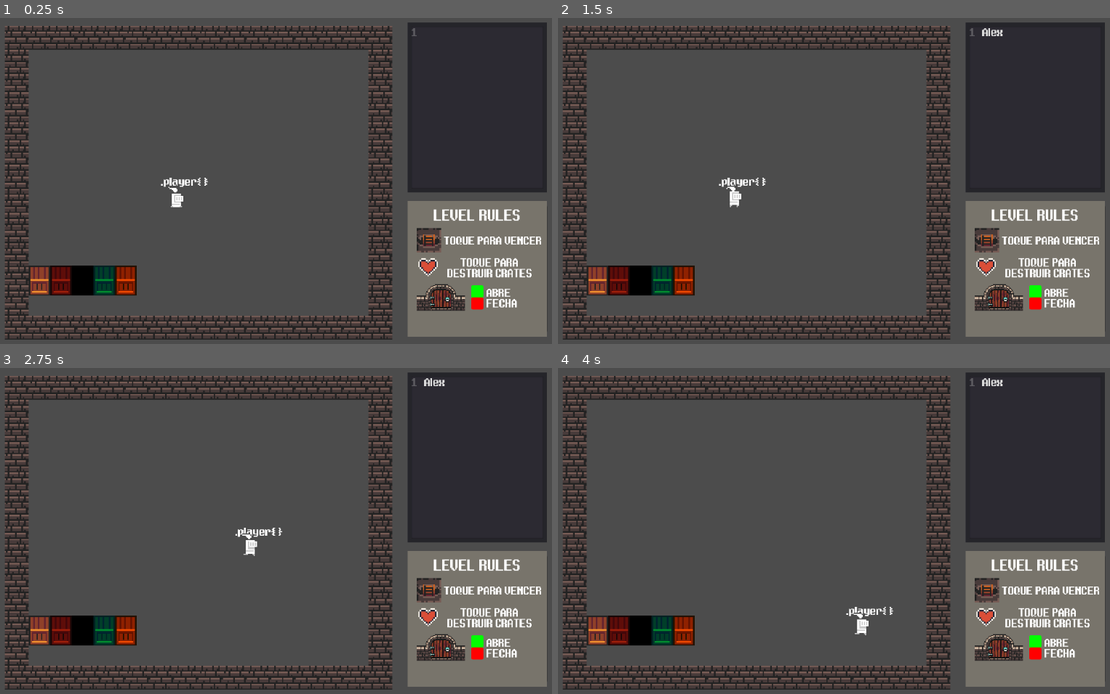
Above: before the commit, frames 1-4 (two rows, left to right).
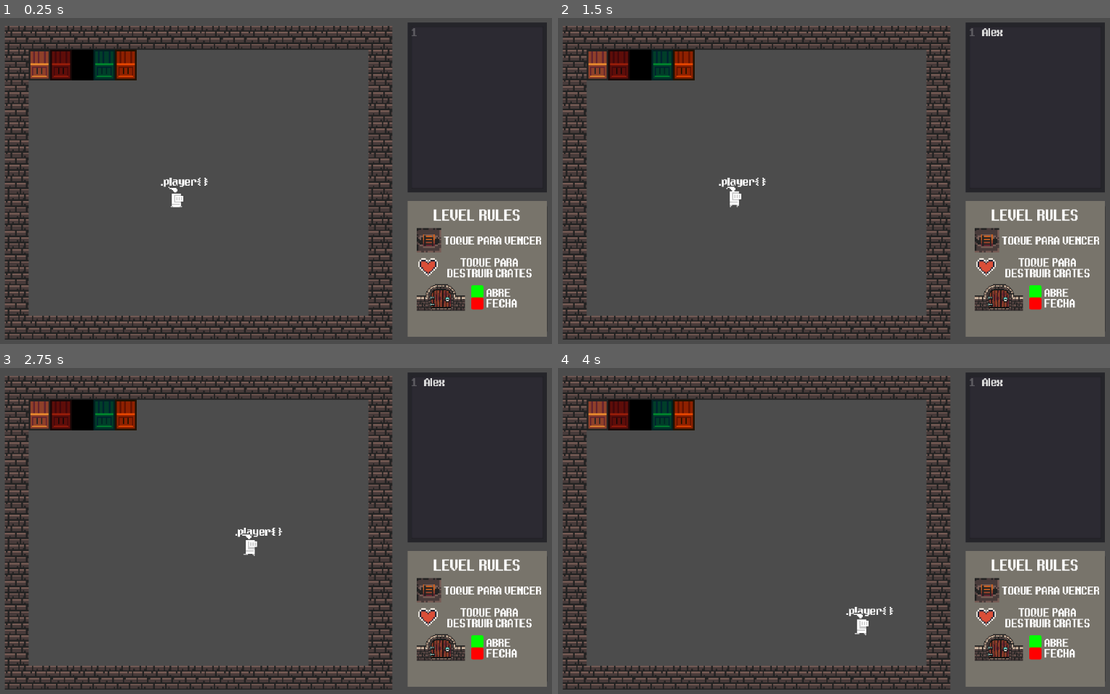
Above: after the commit, the same moments.

Repository: PedroSteinmacherEngelhardt/styleKnight
Game: Godot game, scene res://levels/level3/Level3.tscn
Same seed, same stepped clock (60 frames per second), same inputs: the game is played once before the commit and once after it.
Inputs (mouse positions are in pixels of both pictures, inside the frame that each line leads up to):
- Up to frame 1 (0.25 s): no input
- Up to frame 2 (1.5 s): click (1032, 106) at 0.52 s; type "Alex" at 0.6 s; click (756, 181) at 1.25 s
- Up to frame 3 (2.75 s): hold Right (ui_right) from 2.03 s (still down)
- Up to frame 4 (4 s): release Right (ui_right) at 2.78 s; hold Down (ui_down) 2.78-3.53 s; hold Right (ui_right) from 3.53 s (still down)

The runs differ from the first frame. In frame 1, 3.6% of the frame differs, in the area x 5-25%, y 9-86%; in frame 2, 3.6%; in frame 3, 3.6%; in frame 4, 3.6%.

Commit message:
finished flexbox

Diff:
--- a/levels/level3/Div.gd
+++ b/levels/level3/Div.gd
@@ -64,7 +64,6 @@
 
 
 func process_class(a):
-	print(a)
 	var tempFunctions = ["class"]
 	var count = 0
 
@@ -80,6 +79,7 @@
 
 			"align-items":
 				tempFunctions.append_array([a[i],a[i+1]])
+				align_items(a[i+1])
 
 
 			"flex-direction":
@@ -103,61 +103,156 @@
 				"column":
 					local = halfContainerY - boxSpaceY/2
 					increment = boxSizeY
-					basic_placement_X(local, increment, offSetY)
-				#alteração louca kk
-				"row-revese":
+					basic_placement_y(local, increment, offSetY)
+
+				"row-reverse":
 					local = halfContainerX - boxSpaceX/2
+					increment = boxSizeX
+					basic_placement_x_reverse(local, increment, offSetX)
+
+				"column-reverse":
+					local = halfContainerY - boxSpaceY/2
+					increment = boxSizeY
+					basic_placement_y_reverse(local, increment, offSetY)
+
+				_:
+					local = halfContainerX - boxSpaceX/2
+					increment = boxSizeX
+					basic_placement_x(local, increment, offSetX)
+
+		"flex-end":
+			match flexDirection:
+				"column":
+					local = containerSizeY - boxSpaceY
+					increment = boxSizeY
+					basic_placement_y(local, increment, offSetY)
+
+				"column-reverse":
+					increment = boxSizeY
+					basic_placement_y_reverse(local, increment, offSetY)
+
+				"row-reverse":
+					increment = boxSizeX
+					basic_placement_x_reverse(local, increment, offSetX)
+
+				_:
+					local = containerSizeX - boxSpaceX
+					increment = boxSizeX
+					basic_placement_x(local, increment, offSetX)
+
+		"space-between":
+			match flexDirection:
+				"column":
+					increment = containerSizeY - boxSizeY
+					increment /= boxQuantidade - 1
+					basic_placement_y(local, increment, offSetY)
+
+				"column-reverse":
+					increment = containerSizeY - boxSizeY
+					increment /= boxQuantidade - 1
+					basic_placement_y_reverse(local, increment, offSetY)
+
+				"row-reverse":
+					increment = containerSizeX - boxSizeX
+					increment /= boxQuantidade - 1
+					basic_placement_x_reverse(local, increment, offSetX)
+
+				_:
+					increment = containerSizeX - boxSizeX
+					increment /= boxQuantidade - 1
+					basic_placement_x(local, increment, offSetX)
+
+		"space-around":
+			match flexDirection:
+				"column":
+					increment = containerSizeY - boxSpaceY
+					increment = increment/(boxQuantidade * 2)
+					increment += boxSizeY/2
 					for box in boxList:
-						box.position.x = local - offSetX
-						local += boxSizeX
-
-				_:
-					local = halfContainerX - boxSpaceX/2
+						local += increment
+						box.position.y = local - (offSetY + boxSizeY/2)
+						local += increment
+
+				"column-reverse":
+					increment = containerSizeY - boxSpaceY
+					increment = increment/(boxQuantidade * 2)
+					increment += boxSizeY/2
+					for box in range(len(boxList) - 1, -1, -1):
+						local += increment
+						boxList[box].position.y = local - (offSetY + boxSizeY/2)
+						local += increment
+
+				"row-reverse":
+					increment = containerSizeX - boxSpaceX
+					increment = increment/(boxQuantidade * 2)
+					increment += boxSizeX/2
+					for box in range(len(boxList) - 1, -1, -1):
+						local += increment
+						boxList[box].position.x = local - (offSetX + boxSizeX/2)
+						local += increment
+
+				_:
+					increment = containerSizeX - boxSpaceX
+					increment = increment/(boxQuantidade * 2)
+					increment += boxSizeX/2
 					for box in boxList:
-						box.position.x = local - offSetX
-						local += boxSizeX
-
-		"flex-end":
-			local = containerSizeX - boxSpaceX
-			for box in boxList:
-				box.position.x = local - offSetX
-				local += boxSizeX
-
-		"space-between":
-			increment = containerSizeX - boxSizeX
-			increment /= boxQuantidade - 1
-			for box in boxList:
-				box.position.x = local - offSetX
-				local += increment
-
-		"space-around":
-			increment = containerSizeX - boxSpaceX
-			increment = increment/(boxQuantidade * 2)
-			increment += boxSizeX/2
-			for box in boxList:
-				local += increment
-				box.position.x = local - (offSetX + boxSizeX/2)
-				local += increment
+						local += increment
+						box.position.x = local - (offSetX + boxSizeX/2)
+						local += increment
 
 		"space-evenly":
-			increment = containerSizeX - boxSpaceX
-			increment = increment/(boxQuantidade + 1)
-			local += increment + boxSizeX/2
-			for box in boxList:
-				box.position.x = local - (offSetX + boxSizeX/2)
-				local += increment + boxSizeX
+			match flexDirection:
+				"column":
+					increment = containerSizeY - boxSpaceY
+					increment = increment/(boxQuantidade + 1)
+					local += increment + boxSizeY/2
+					for box in boxList:
+						box.position.y = local - (offSetY + boxSizeY/2)
+						local += increment + boxSizeY
+
+				"column-reverse":
+					increment = containerSizeY - boxSpaceY
+					increment = increment/(boxQuantidade + 1)
+					local += increment + boxSizeY/2
+					for box in range(len(boxList) - 1, -1, -1):
+						boxList[box].position.y = local - (offSetY + boxSizeY/2)
+						local += increment + boxSizeY
+
+				"row-reverse":
+					increment = containerSizeX - boxSpaceX
+					increment = increment/(boxQuantidade + 1)
+					local += increment + boxSizeX/2
+					for box in range(len(boxList) - 1, -1, -1):
+						boxList[box].position.x = local - (offSetX + boxSizeX/2)
+						local += increment + boxSizeX
+
+				_:
+					increment = containerSizeX - boxSpaceX
+					increment = increment/(boxQuantidade + 1)
+					local += increment + boxSizeX/2
+					for box in boxList:
+						box.position.x = local - (offSetX + boxSizeX/2)
+						local += increment + boxSizeX
 
 		_:
 			match flexDirection:
 				"column":
-					for box in boxList:
-						box.position.y = local - offSetY
-						local += boxSizeY
-
-				_:
-					for box in boxList:
-						box.position.x = local - offSetX
-						local += boxSizeX
+					increment = boxSizeY
+					basic_placement_y(local, increment, offSetY)
+
+				"column-reverse":
+					local = containerSizeY - boxSpaceY
+					increment = boxSizeY
+					basic_placement_y_reverse(local, increment, offSetY)
+
+				"row-reverse":
+					local = containerSizeX - boxSpaceX
+					increment = boxSizeX
+					basic_placement_x_reverse(local, increment, offSetX)
+
+				_:
+					increment = boxSizeX
+					basic_placement_x(local, increment, offSetX)
 
 
 func align_items(parament):
@@ -172,25 +267,43 @@
 					for box in boxQuantidade:
 						get_child(box).position.x = local - offSetX
 
+				"column-reverse":
+					local = halfContainerX - boxSizeX/2
+					for box in boxQuantidade:
+						get_child(box).position.x = local - offSetX
+
 				_:
 					local = halfContainerY - boxSizeY/2
 					for box in boxQuantidade:
 						get_child(box).position.y = local - offSetY
 
 		"flex-end":
-			local = containerSizeY - boxSizeY
-			for box in boxList:
-				box.position.y = local - offSetY
+			match flexDirection:
+				"column":
+					local = containerSizeX - boxSizeX
+					basic_placement_x(local, increment, offSetX)
+
+				"column-reverse":
+					local = containerSizeX - boxSizeX
+					basic_placement_x(local, increment, offSetX)
+
+				_:
+					local = containerSizeY - boxSizeY
+					basic_placement_y(local, increment, offSetY)
 
 		_:
 			match flexDirection:
 				"column":
-					for box in boxQuantidade:
-						get_child(box).position.x = local - offSetX
-
-				_:
-					for box in boxQuantidade:
-						get_child(box).position.y = local - offSetY
+					basic_placement_x(local, increment, offSetX)
+
+				"column-reverse":
+					basic_placement_x_reverse(local, increment, offSetX)
+
+				"row-reverse":
+					basic_placement_y_reverse(local, increment, offSetY)
+
+				_:
+					basic_placement_y(local, increment, offSetY)
 
 
 func add_boxes():
@@ -215,13 +328,25 @@
 				boxList[j] = temp
 
 
-func basic_placement_X(local, increment, offSet):
+func basic_placement_x(local, increment, offSet):
 	for box in boxList:
-		boxList[box].position.y = local - offSet
+		box.position.x = local - offSet
 		local += increment
 
 
-func basic_placement_X_reverse(local, increment, offSet):
+func basic_placement_y(local, increment, offSet):
+	for box in boxList:
+		box.position.y = local - offSet
+		local += increment
+
+
+func basic_placement_x_reverse(local, increment, offSet):
+	for box in range(len(boxList) - 1, -1, -1):
+		boxList[box].position.x = local - offSet
+		local += increment
+
+
+func basic_placement_y_reverse(local, increment, offSet):
 	for box in range(len(boxList) - 1, -1, -1):
 		boxList[box].position.y = local - offSet
 		local += increment
